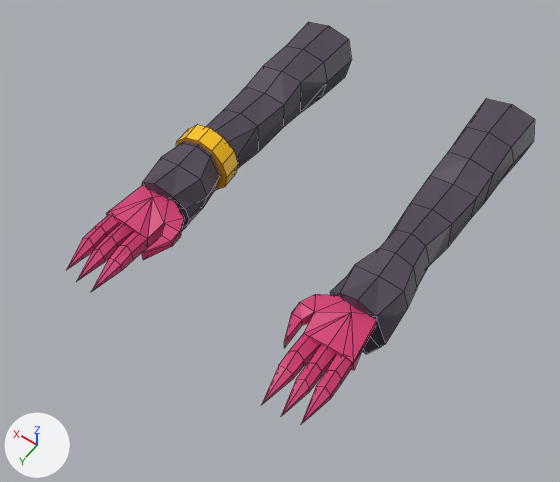
The Blender file assets/raw/viewmodel_higo.blend: old version first, new version second.
Both versions are drawn from a camera (50 mm lens) standing at (-2.4, 5.58, 5.14) and looking at (0.03, 2.19, -0.19). Every picture has the same lights, and +X, +Y and +Z are marked at lower left. Mesh edges are drawn as thin lines.

In view in the first picture: 'Arms', 'Cylinder'.
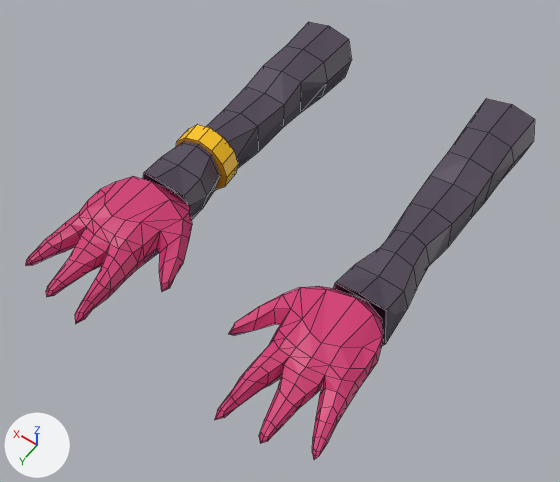
What differs and where, as boxes (x1, y1, x2, y2) in the pictures (560 x 482 px):
'Arms', reshaped (9% wider, 9% taller): before (66, 22, 535, 424); after (25, 22, 535, 460)
part 1 of me_arms, added: after (25, 176, 384, 460)
part 2 of me_arms, cut back: before (66, 157, 408, 424); after (143, 157, 408, 347)

Diff of the bpy script that builds the scene:
```diff
--- a/assets/raw/viewmodel_higo.blend.py
+++ b/assets/raw/viewmodel_higo.blend.py
@@ me_arms @@
 # used by ob_arms; location = (0.0, 0.0, 0.0)
-me_arms.from_pydata(...)  # 162 vertices, 187 faces, 1 loose edge; spans x 0.6..1.3, y -0.15..3.63, z -0.41..0.32
+me_arms.from_pydata(...)  # 284 vertices, 319 faces; spans x 0.31..1.4, y -0.15..3.95, z -0.41..0.38
+# me_arms part 1: a new loose piece of 202 vertices spanning x 0.31..1.4, y 2.47..3.95, z 0.01..0.38, in mat_tex
+# me_arms part 2
+# 80 vertices are removed from x 0.6..1.23, y 2.55..3.63, z 0.02..0.22
+# 98 faces are deleted
+# 1 loose edge is deleted
+# 5 vertices move from x 0.73..1.16, y 2.58..2.64, z 0.09..0.32 to x 0.73..1.2, y 2.46..2.61, z 0.09..0.37
 me_arms.materials.append(mat_tex)
```
